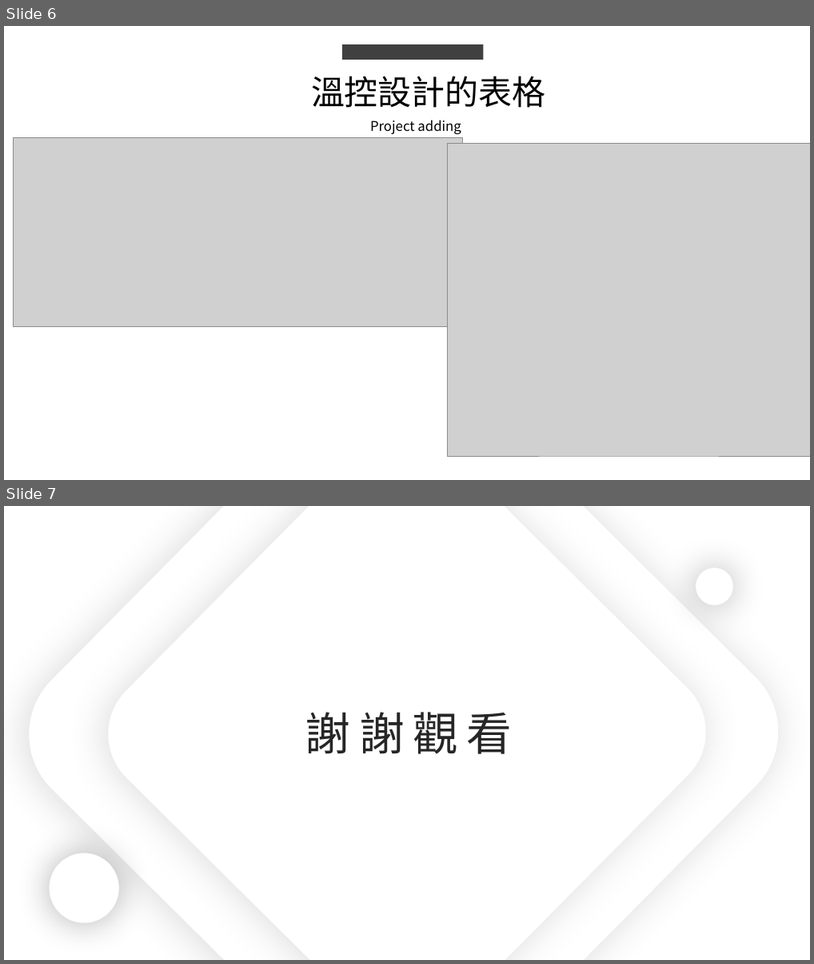
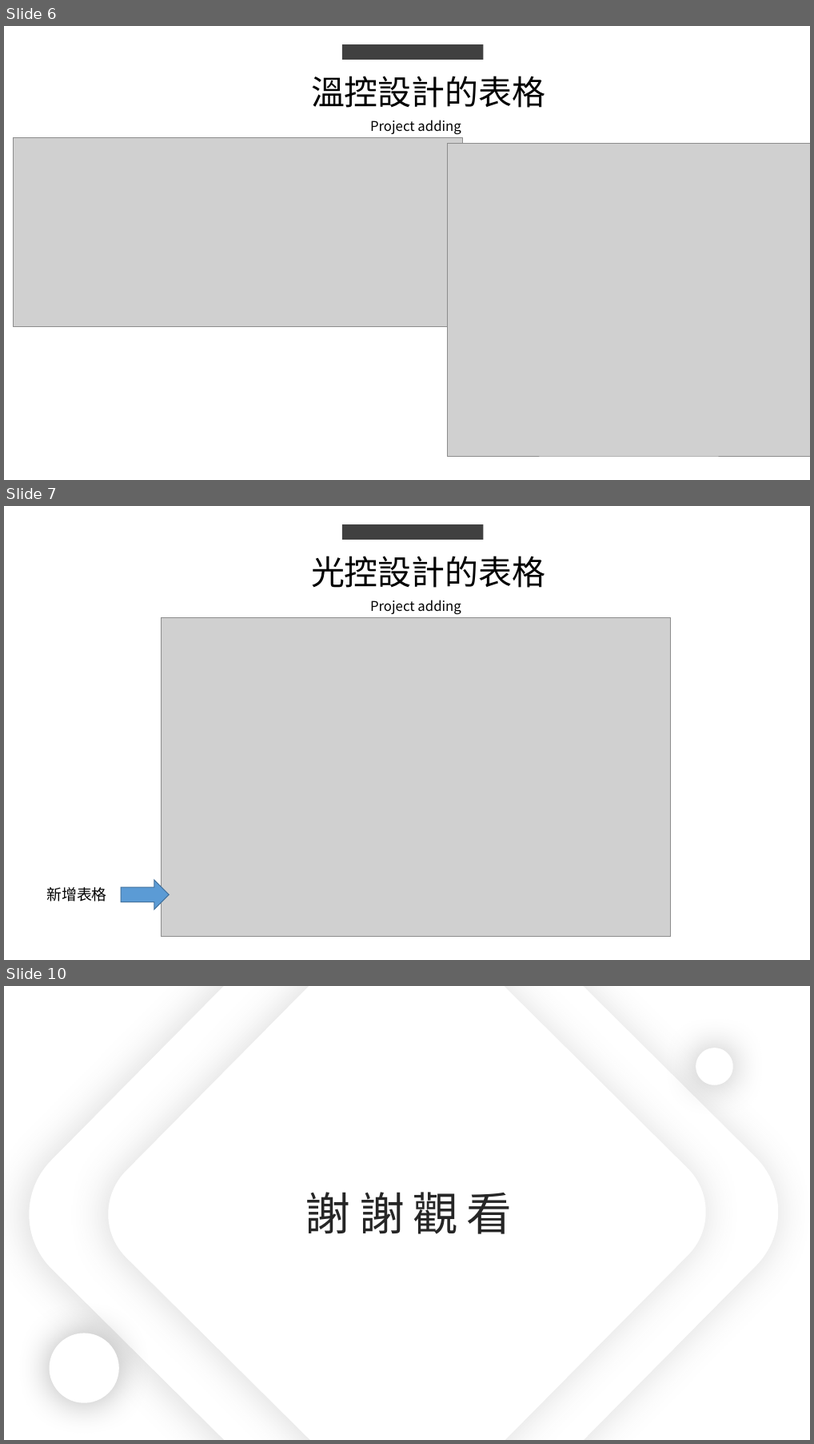
Before and after one commit to king637324/KnowledgeGreenhouseSystem, a slide deck: 工作日報_葉柏漢/2021.07/2021.07.26(晚上加班)_2021.07.27工作日報_葉柏漢.pptx. Shown one above the other, each under a label of ours: slides 6 and 7 before the commit, slides 6, 7 and 10 after it; the slides between them are not shown. The pictures are 814x964 and 814x1444 pixels, drawn with LibreOffice and Linux fonts; fonts in the diff are those of the drawing; grey boxes stand for pictures. Boxes give left, top, right and bottom in pixels: in the first picture for what was removed or moved away, otherwise in the second. Text is boxed around its words. In the diff, an @@ line names an element or a change of style, - is before the commit and + after.

```diff
--- a/工作日報_葉柏漢/2021.07/2021.07.26(晚上加班)_2021.07.27工作日報_葉柏漢.pptx
+++ b/工作日報_葉柏漢/2021.07/2021.07.26(晚上加班)_2021.07.27工作日報_葉柏漢.pptx
@@ slide 7 added at (4, 506, 810, 960), background #FFFFFF @@
@@ rectangle added at (342, 524, 483, 540), fill #404040 @@
@@ text added at (311, 556, 546, 588), 40 pt, text #000000 @@
+光控設計的表格
@@ text added at (370, 600, 461, 615), 16 pt, text #000000 @@
+Project adding
@@ picture added at (162, 617, 671, 936) @@
@@ text added at (46, 887, 107, 901), 18 pt, text #000000 @@
+新增表格
@@ right arrow added at (121, 880, 169, 909), fill #5B9BD5, outline #43739E 1 pt @@
@@ what was slide 7 is now slide 10 @@
```
Also in this commit, not shown: 1 slide changed, 2 other slides added, 2 other files.
